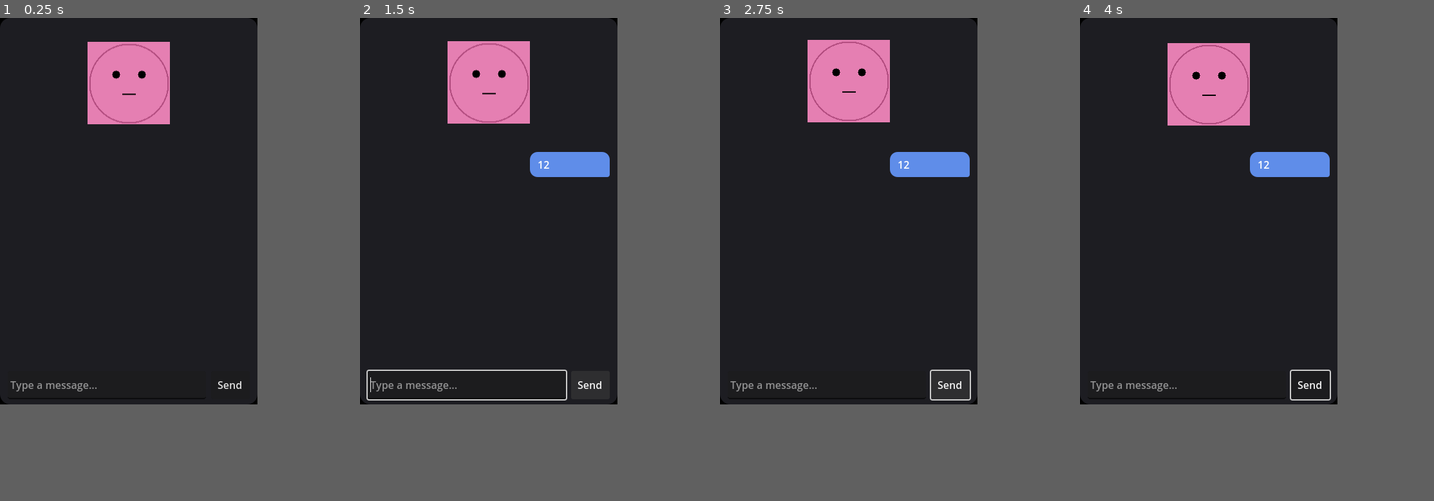
Above: before the commit, frames 1-4 (left to right).
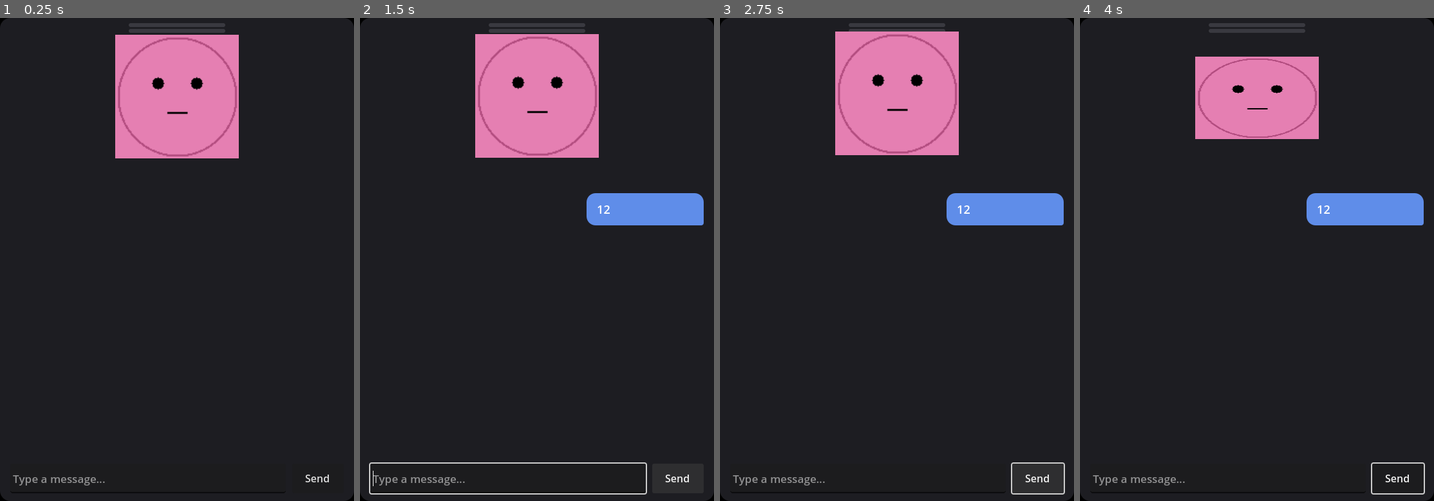
Above: after the commit, the same moments.

Repository: x3haloed/dewet
Game: Godot game, scene res://main/Dewet.tscn
Two runs of this game, one before a commit and one after it. Both use one fixed random seed, a clock stepped at 60 frames per second and the inputs below.
Inputs (mouse positions are in pixels of both pictures, inside the frame that each line leads up to):
- Up to frame 1 (0.25 s): no input
- Up to frame 2 (1.5 s): click (466, 385) at 0.52 s; type "12" at 0.6 s; click "Send" at 1.25 s
- Up to frame 3 (2.75 s): click "Send" at 2 s
- Up to frame 4 (4 s): click "Send" at 2.75 s; move the mouse to (1264, 191) at 3.52 s; click (1264, 191) at 3.67 s
In our replay, the window is 400x600 before the commit and 550x750 after it. These sizes can differ from the game's own. Grey fills any space a smaller window leaves; there, only what the larger window draws over its background counts as a difference.

The runs differ from the first frame. In frame 1, 8.9% of the frame differs, in the area x 0-100%, y 0-100%; in frame 2, 13%; in frame 3, 12%; in frame 4, 10%.

Commit message:
Update project configuration for improved window dimensions, enhance chat bubble styling, and add drag handle functionality for borderless window movement

Diff:
--- a/godot/chat/ChatWindow.gd
+++ b/godot/chat/ChatWindow.gd
@@ -52,14 +52,14 @@
 	var style = StyleBoxFlat.new()
 	style.bg_color = COLORS.get(sender.to_lower(), COLORS["default"])
 	style.bg_color.a = 0.9
-	style.corner_radius_top_left = 12
-	style.corner_radius_top_right = 12
-	style.corner_radius_bottom_left = 12 if is_user else 4
-	style.corner_radius_bottom_right = 4 if is_user else 12
-	style.content_margin_left = 12
-	style.content_margin_right = 12
-	style.content_margin_top = 8
-	style.content_margin_bottom = 8
+	style.corner_radius_top_left = 14
+	style.corner_radius_top_right = 14
+	style.corner_radius_bottom_left = 14 if is_user else 4
+	style.corner_radius_bottom_right = 4 if is_user else 14
+	style.content_margin_left = 16
+	style.content_margin_right = 16
+	style.content_margin_top = 12
+	style.content_margin_bottom = 12
 	panel.add_theme_stylebox_override("panel", style)
 
 	# Create content container
@@ -69,9 +69,9 @@
 	# Add sender label (except for user)
 	if not is_user:
 		var sender_label = Label.new()
-		sender_label.text = sender
-		sender_label.add_theme_font_size_override("font_size", 11)
-		sender_label.add_theme_color_override("font_color", Color(1, 1, 1, 0.6))
+		sender_label.text = sender.capitalize()
+		sender_label.add_theme_font_size_override("font_size", 16)
+		sender_label.add_theme_color_override("font_color", Color(1, 1, 1, 0.8))
 		vbox.add_child(sender_label)
 
 	# Add message content
@@ -80,8 +80,10 @@
 	content_label.fit_content = true
 	content_label.bbcode_enabled = false
 	content_label.scroll_active = false
-	content_label.custom_minimum_size.x = 100
+	content_label.custom_minimum_size.x = 150
 	content_label.size_flags_horizontal = Control.SIZE_SHRINK_BEGIN
+	content_label.add_theme_font_size_override("normal_font_size", 18)
+	content_label.add_theme_font_size_override("bold_font_size", 18)
 	content_label.add_theme_color_override("default_color", Color.WHITE)
 	vbox.add_child(content_label)
 
--- a/godot/main/Dewet.tscn
+++ b/godot/main/Dewet.tscn
@@ -1,9 +1,10 @@
-[gd_scene load_steps=6 format=3 uid="uid://cn3iyxq8h6rku"]
+[gd_scene load_steps=8 format=3 uid="uid://cn3iyxq8h6rku"]
 
 [ext_resource type="Script" path="res://main/Dewet.gd" id="1_main"]
 [ext_resource type="Script" path="res://chat/ChatWindow.gd" id="2_chat"]
 [ext_resource type="Script" path="res://puppet/PuppetController.gd" id="3_puppet"]
 [ext_resource type="Script" path="res://optical/OpticalMemory.gd" id="4_optical"]
+[ext_resource type="Script" path="res://main/DragHandle.gd" id="5_drag"]
 
 [sub_resource type="StyleBoxFlat" id="StyleBoxFlat_bg"]
 bg_color = Color(0.12, 0.12, 0.14, 0.95)
@@ -11,6 +12,13 @@
 corner_radius_top_right = 16
 corner_radius_bottom_right = 16
 corner_radius_bottom_left = 16
+
+[sub_resource type="StyleBoxFlat" id="StyleBoxFlat_handle"]
+bg_color = Color(0.25, 0.25, 0.28, 0.8)
+corner_radius_top_left = 4
+corner_radius_top_right = 4
+corner_radius_bottom_right = 4
+corner_radius_bottom_left = 4
 
 [node name="Dewet" type="Control"]
 layout_mode = 3
@@ -30,6 +38,30 @@
 grow_vertical = 2
 theme_override_styles/panel = SubResource("StyleBoxFlat_bg")
 
+[node name="DragHandle" type="Control" parent="."]
+layout_mode = 1
+anchors_preset = 10
+anchor_right = 1.0
+offset_bottom = 28.0
+grow_horizontal = 2
+script = ExtResource("5_drag")
+
+[node name="GripBar" type="Panel" parent="DragHandle"]
+layout_mode = 1
+offset_left = 200.0
+offset_top = 8.0
+offset_right = 350.0
+offset_bottom = 14.0
+theme_override_styles/panel = SubResource("StyleBoxFlat_handle")
+
+[node name="GripBar2" type="Panel" parent="DragHandle"]
+layout_mode = 1
+offset_left = 200.0
+offset_top = 17.0
+offset_right = 350.0
+offset_bottom = 23.0
+theme_override_styles/panel = SubResource("StyleBoxFlat_handle")
+
 [node name="MainContainer" type="VBoxContainer" parent="."]
 layout_mode = 1
 anchors_preset = 15
@@ -40,7 +72,7 @@
 theme_override_constants/separation = 0
 
 [node name="PuppetArea" type="Control" parent="MainContainer"]
-custom_minimum_size = Vector2(0, 200)
+custom_minimum_size = Vector2(0, 260)
 layout_mode = 2
 size_flags_vertical = 0
 
@@ -57,10 +89,10 @@
 anchors_preset = 15
 anchor_right = 1.0
 anchor_bottom = 1.0
-offset_left = 12.0
-offset_top = 8.0
-offset_right = -12.0
-offset_bottom = -60.0
+offset_left = 16.0
+offset_top = 12.0
+offset_right = -16.0
+offset_bottom = -70.0
 grow_horizontal = 2
 grow_vertical = 2
 
@@ -68,7 +100,7 @@
 layout_mode = 2
 size_flags_horizontal = 3
 size_flags_vertical = 3
-theme_override_constants/separation = 8
+theme_override_constants/separation = 12
 
 [node name="InputContainer" type="HBoxContainer" parent="MainContainer/ChatWindow"]
 layout_mode = 1
@@ -76,23 +108,25 @@
 anchor_top = 1.0
 anchor_right = 1.0
 anchor_bottom = 1.0
-offset_left = 12.0
-offset_top = -52.0
-offset_right = -12.0
-offset_bottom = -8.0
+offset_left = 16.0
+offset_top = -58.0
+offset_right = -16.0
+offset_bottom = -12.0
 grow_horizontal = 2
 grow_vertical = 0
-theme_override_constants/separation = 8
+theme_override_constants/separation = 10
 
 [node name="MessageInput" type="LineEdit" parent="MainContainer/ChatWindow/InputContainer"]
 layout_mode = 2
 size_flags_horizontal = 3
 placeholder_text = "Type a message..."
+theme_override_font_sizes/font_size = 17
 
 [node name="SendButton" type="Button" parent="MainContainer/ChatWindow/InputContainer"]
-custom_minimum_size = Vector2(60, 0)
+custom_minimum_size = Vector2(80, 0)
 layout_mode = 2
 text = "Send"
+theme_override_font_sizes/font_size = 16
 
 [node name="AudioStreamPlayer" type="AudioStreamPlayer" parent="."]
 
--- /dev/null
+++ b/godot/main/DragHandle.gd
@@ -0,0 +1,37 @@
+extends Control
+## Drag handle for moving the borderless window
+##
+## Click and drag anywhere on this control to move the window.
+
+var _dragging: bool = false
+var _drag_start_mouse: Vector2i = Vector2i.ZERO
+var _drag_start_window: Vector2i = Vector2i.ZERO
+
+
+func _ready() -> void:
+	# Enable mouse input
+	mouse_filter = Control.MOUSE_FILTER_STOP
+	mouse_default_cursor_shape = Control.CURSOR_MOVE
+
+
+func _gui_input(event: InputEvent) -> void:
+	if event is InputEventMouseButton:
+		var mb = event as InputEventMouseButton
+		if mb.button_index == MOUSE_BUTTON_LEFT:
+			if mb.pressed:
+				_dragging = true
+				# Store the starting positions using SCREEN coordinates
+				_drag_start_mouse = DisplayServer.mouse_get_position()
+				_drag_start_window = get_window().position
+			else:
+				_dragging = false
+
+
+func _process(_delta: float) -> void:
+	if _dragging:
+		# Get current mouse position in screen coordinates
+		var current_mouse = DisplayServer.mouse_get_position()
+		# Calculate how far we've moved from the start
+		var delta = current_mouse - _drag_start_mouse
+		# Apply that delta to the original window position
+		get_window().position = _drag_start_window + delta
--- a/godot/project.godot
+++ b/godot/project.godot
@@ -22,8 +22,8 @@
 
 [display]
 
-window/size/viewport_width=400
-window/size/viewport_height=600
+window/size/viewport_width=550
+window/size/viewport_height=750
 window/size/borderless=true
 window/size/always_on_top=true
 window/size/transparent=true
--- a/godot/puppet/PuppetController.gd
+++ b/godot/puppet/PuppetController.gd
@@ -31,7 +31,8 @@
 	# In production, this would load actual character sprites/models
 
 	_sprite = Sprite2D.new()
-	_sprite.position = Vector2(200, 100)  # Center in puppet area
+	_sprite.position = Vector2(275, 120)  # Center in larger puppet area
+	_sprite.scale = Vector2(1.5, 1.5)  # Scale up the avatar
 	add_child(_sprite)
 
 	# Create a placeholder texture (colored circle)
@@ -46,16 +47,16 @@
 
 	# Create speech indicator (three dots)
 	_speech_indicator = Node2D.new()
-	_speech_indicator.position = Vector2(200, 170)
+	_speech_indicator.position = Vector2(275, 220)
 	_speech_indicator.visible = false
 	add_child(_speech_indicator)
 
 	for i in range(3):
 		var dot = Sprite2D.new()
-		var dot_img = Image.create(8, 8, false, Image.FORMAT_RGBA8)
+		var dot_img = Image.create(12, 12, false, Image.FORMAT_RGBA8)
 		dot_img.fill(Color.WHITE)
 		dot.texture = ImageTexture.create_from_image(dot_img)
-		dot.position = Vector2((i - 1) * 16, 0)
+		dot.position = Vector2((i - 1) * 20, 0)
 		_speech_indicator.add_child(dot)
 
 
@@ -165,8 +166,8 @@
 
 	# Idle bobbing
 	if _sprite:
-		var bob = sin(_idle_time * 2.0) * 3.0
-		_sprite.position.y = 100 + bob
+		var bob = sin(_idle_time * 2.0) * 4.0
+		_sprite.position.y = 120 + bob
 
 	# Speaking animation
 	if _is_speaking:
Not shown, added: godot/main/DragHandle.gd.uid
